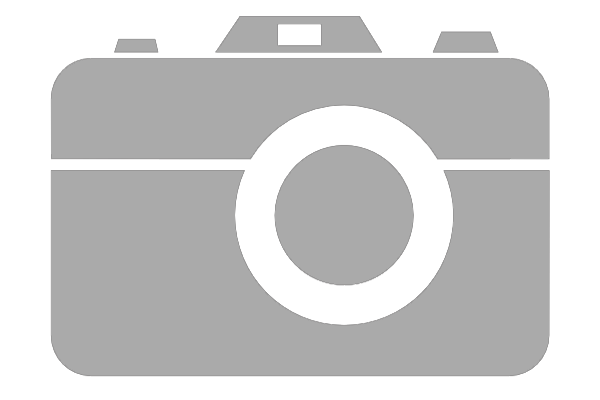
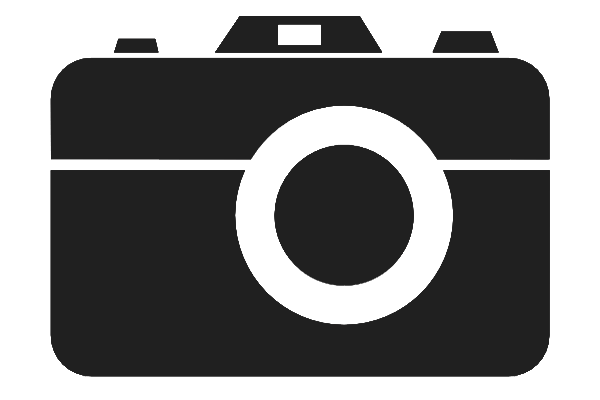
Layered file, before and after one edit (600px x 400px). Changes by layer:
added layer "Layer 2 copy 2" above "Layer 2 copy" over [50, 16, 550, 377]
showed "Layer 2 copy" over [50, 16, 550, 377]
